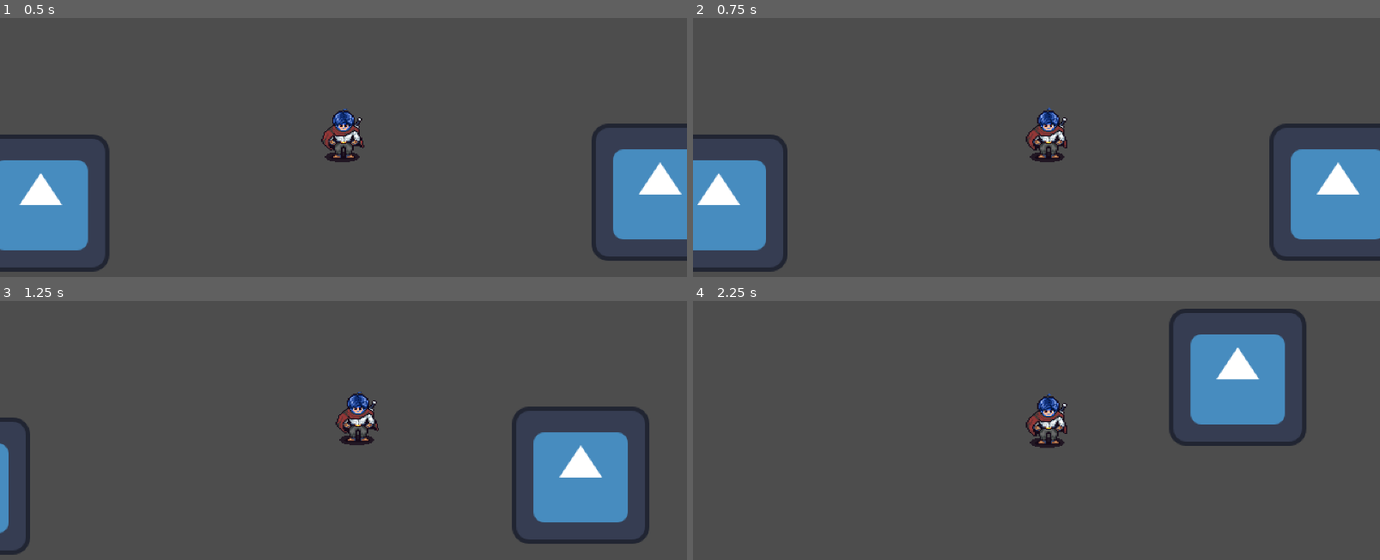
Above: before the commit, frames 1-4 (two rows, left to right).
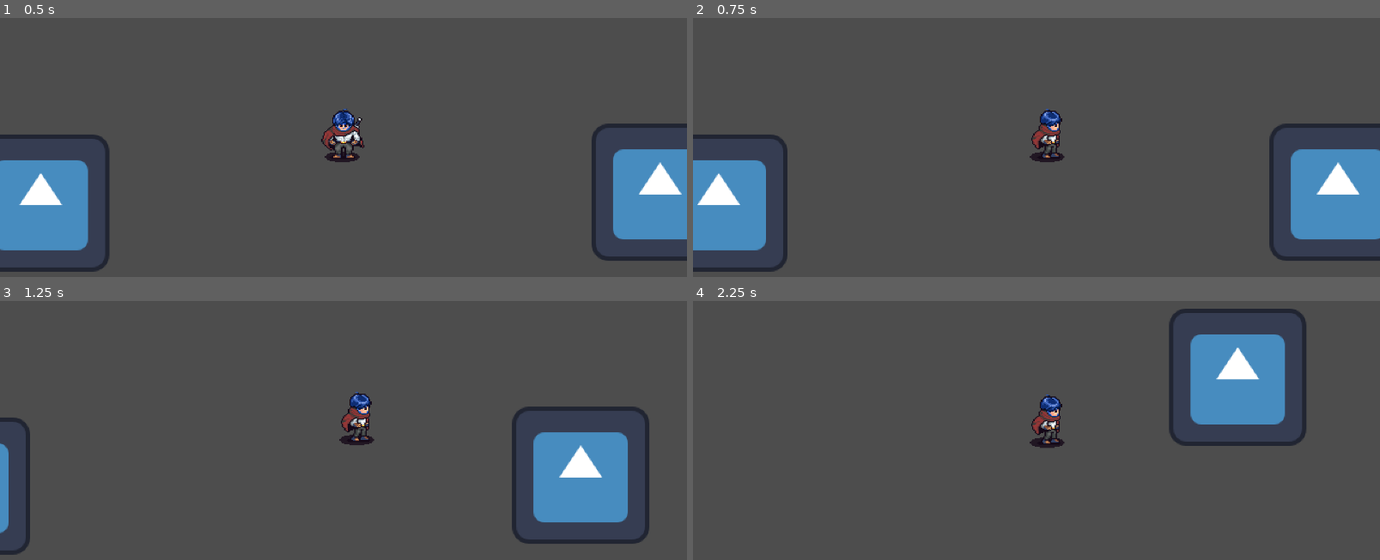
Above: after the commit, the same moments.

Repository: wadahac/crossfade
Game: Godot game, scene res://scenes/main/main.tscn
Two runs of this game, one before a commit and one after it. Both use one fixed random seed, a clock stepped at 60 frames per second and the inputs below. The engine's default icon, where the game draws it, is replaced by a stand-in: a white triangle on a blue panel in a dark square.
Inputs:
- Up to frame 1 (0.5 s): no input
- Up to frame 2 (0.75 s): tap Enter at 0.5 s; hold D (right) from 0.53 s (still down)
- Up to frame 3 (1.25 s): keep holding D (right)
- Up to frame 4 (2.25 s): release D (right) at 1.28 s; hold S (down) 1.28-2.03 s; hold D (right) from 2.03 s (still down)

Frame 1 is identical in both runs. In frame 2, 0.6% of the frame differs, in the area x 48-55%, y 34-54%; in frame 3, 0.6%; in frame 4, 0.6%, in the area x 48-55%, y 35-56%.
Error before the commit: Invalid operands 'String' and 'Nil' in operator '+'. (res://scenes/player/code/player.gd:44)

Commit message:
Revert "updated"
This reverts commit 639c77c9cf359f26abcb43070022044e04c6d454.

Diff:
--- a/scenes/player/code/player.gd
+++ b/scenes/player/code/player.gd
@@ -13,7 +13,6 @@
 var direction : Vector2
 var currentPlayerState : playerState
 
-
 var speed = 100
 
 func get_cardinal_direction(input_vector: Vector2) -> Vector2:
@@ -27,43 +26,6 @@
 		# Vertical movement is dominant
 		return Vector2.DOWN if input_vector.y > 0 else Vector2.UP
 
-func returndirectioninwords(inputdirection):
-	match inputdirection:
-		Vector2.DOWN : return "south"
-		Vector2.UP : return "north"
-		Vector2.RIGHT : return "east"
-		Vector2.LEFT : return "west"
-		_ : pass
-
-
-func idleFunction(inputVector):
-	var dir = returndirectioninwords(inputVector)
-
-	#managing animation
-	if dir != "west":
-		as2d.play("idle" + dir)
-		as2d.flip_h = false
-	elif dir == "west":
-		as2d.play("idle" + dir)
-		as2d.flip_h = true
-
-	#managing variables
-
-
-
-func walkingFunction(inputVector):
-	var dir = returndirectioninwords(inputVector)
-
-	#managing animation
-	if dir != "west":
-		as2d.play("idle" + dir)
-		as2d.flip_h = false
-	elif dir == "west":
-		as2d.play("idle" + dir)
-		as2d.flip_h = true
-
-	#managing variables
-
 
 
 func _ready() -> void:
@@ -71,12 +33,9 @@
 	as2d.play("idle_south")
 
 func _physics_process(delta: float) -> void:
-
-	var cardinalDirection
-
 	print(direction)
 	print(currentPlayerState)
-	cardinalDirection = get_cardinal_direction(direction)
+	var cardinalDirection = get_cardinal_direction(direction)
 
 	direction = Input.get_vector("left","right","up","down")
 	velocity = direction * speed * 75 * delta
@@ -91,5 +50,32 @@
 
 	#doing actions as per state
 	match currentPlayerState:
-		playerState.IDLE : idleFunction(cardinalDirection)
-		playerState.WALKING : walkingFunction(cardinalDirection)
+		playerState.IDLE :
+			match cardinalDirection :
+				Vector2.DOWN:
+					as2d.flip_h = false
+					as2d.play("idle_south")
+				Vector2.RIGHT:
+					as2d.flip_h = false
+					as2d.play("idle_east")
+				Vector2.UP:
+					as2d.flip_h = false
+					as2d.play("idle_north")
+				Vector2.LEFT:
+					as2d.flip_h = true
+					as2d.play("idle_east")
+
+		playerState.WALKING :
+			match cardinalDirection :
+				Vector2.DOWN:
+					as2d.flip_h = false
+					as2d.play("walk_south")
+				Vector2.RIGHT:
+					as2d.flip_h = false
+					as2d.play("walk_east")
+				Vector2.UP:
+					as2d.flip_h = false
+					as2d.play("walk_north")
+				Vector2.LEFT:
+					as2d.flip_h = true
+					as2d.play("walk_east")
